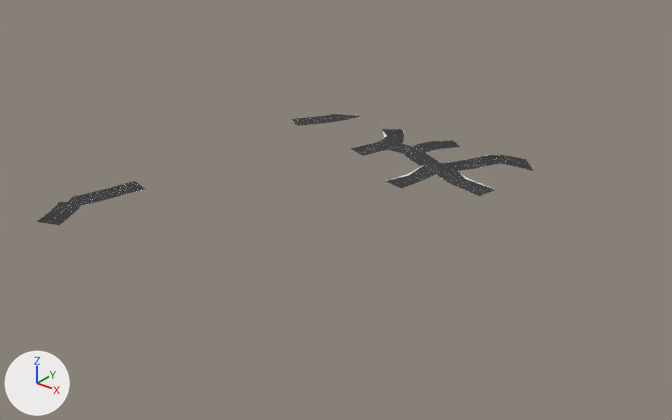
The glTF model viewer/assets/models/roadway_chunks/chunk_5_-2.glb as it was, and as the next commit left it.
Both versions are drawn from a 50 mm camera at (3376.0, -33.0, 476.0) aimed at (2697.0, 815.0, -50.0). The lights are fixed; the arrows at lower left show +X, +Y and +Z. The older version comes first. Vertices at exactly the same position are counted once.

Names of what the first picture shows: 'road_asphalt' and 2 more.
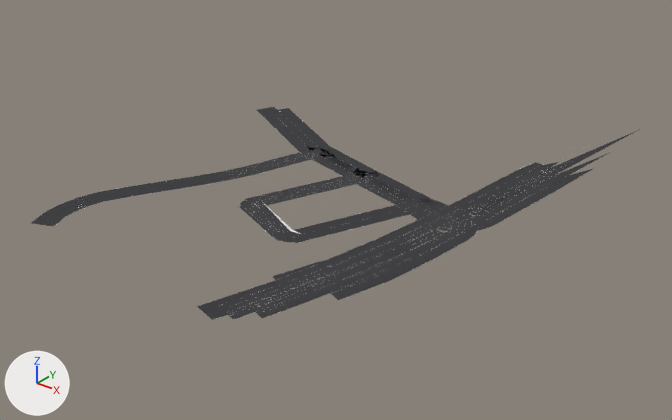
Boxes [x1, y1, x2, y2] around the edits, measured in the pictures (672 x 420 px):
'road_asphalt', reshaped (22% wider, 91% taller): before [37, 114, 534, 225]; after [31, 107, 638, 320]
part 1 of me_road_asphalt, added: after [240, 199, 258, 206]
part 2 of me_road_asphalt, deleted: before [292, 114, 534, 196]
part 3 of me_road_asphalt, built on: before [37, 181, 145, 225]; after [31, 107, 636, 320]

Patch to the scene script:
```diff
--- a/viewer/assets/models/roadway_chunks/chunk_5_-2.glb.py
+++ b/viewer/assets/models/roadway_chunks/chunk_5_-2.glb.py
@@ me_road_asphalt @@
 # used by ob_road_asphalt; location = (0.0, 0.0, 0.0)
-me_road_asphalt.from_pydata(...)  # 184 vertices, 153 faces; spans x 2489.0..2889.0, y 496.0..1010.0, z 0.0
+me_road_asphalt.from_pydata(...)  # 364 vertices, 318 faces; spans x 2452.0..2945.0, y 476.0..1214.0, z 0.0
+# me_road_asphalt part 1: the loose piece of 13 vertices spanning x 2772.0..2795.0, y 905.0..928.0, z 0.0 is copied, and the copy is moved by (-112.0, -233.0, 0.0); it spans x 2660.0..2682.0, y 672.0..696.0, z 0.0
+# me_road_asphalt part 2: 10 loose pieces with 88 vertices, spanning x 2501.0..2889.0, y 547.0..1010.0, z 0.0, are deleted
+# me_road_asphalt part 3: 18 vertices removed from x 2489.0..2543.0, y 496.0..642.0, z 0.0; 208 vertices added at x 2452.0..2945.0, y 476.0..1214.0, z 0.0
+# other edits to the shape of me_road_asphalt do not show in these pictures
 me_road_asphalt.materials.append(mat_road_asphalt)
```
